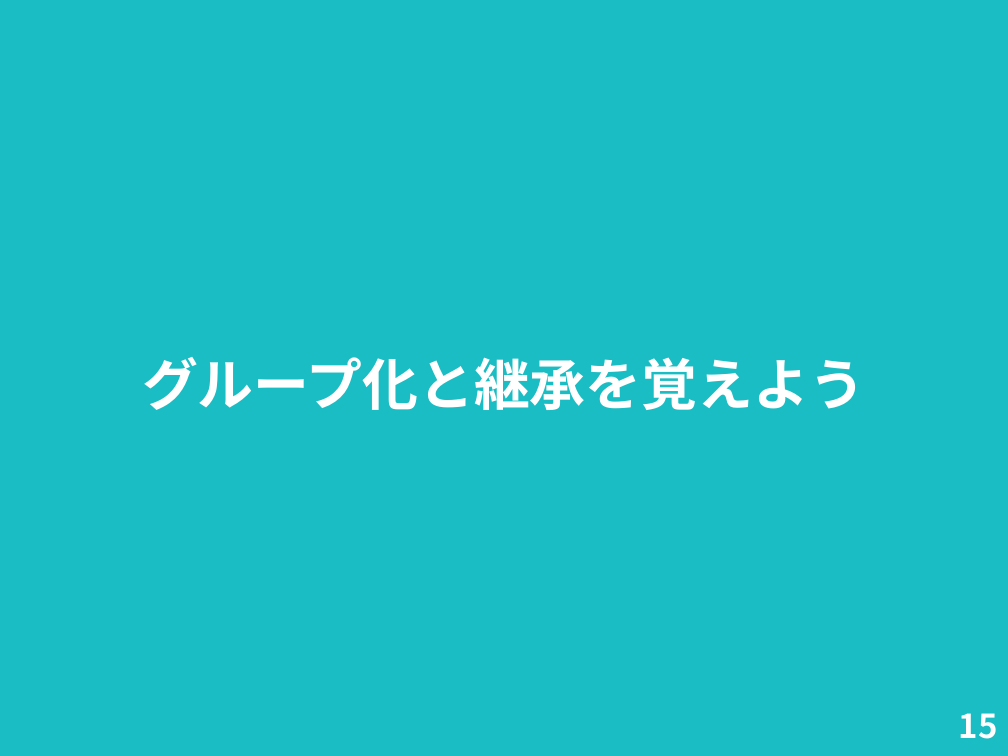
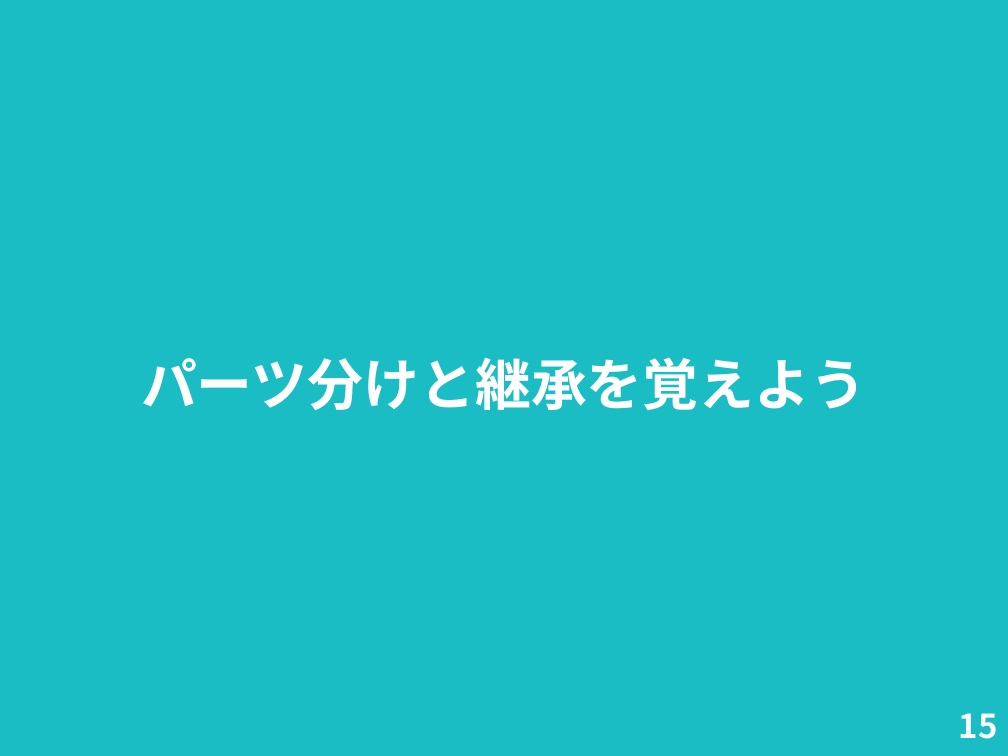
Before and after one commit to nogajun/libreofficekaigi2018-handson, a slide deck: slide 15 of docs/20180512-writer_handson_slide.odp. Drawn at 1008x756 pixels with LibreOffice and Linux fonts; fonts in the diff are those of the drawing. Boxes give left, top, right and bottom in pixels: in the first picture for what was removed or moved away, otherwise in the second. Text is boxed around its words. In the diff, an @@ line names an element or a change of style, - is before the commit and + after.

```diff
--- a/docs/20180512-writer_handson_slide.odp
+++ b/docs/20180512-writer_handson_slide.odp
@@ title at bbox=[141, 357, 866, 410]: text changed @@
-グループ化と継承を覚えよう
+パーツ分けと継承を覚えよう
```
Also in this commit, not shown: 11 other slides changed, 2 other files.
